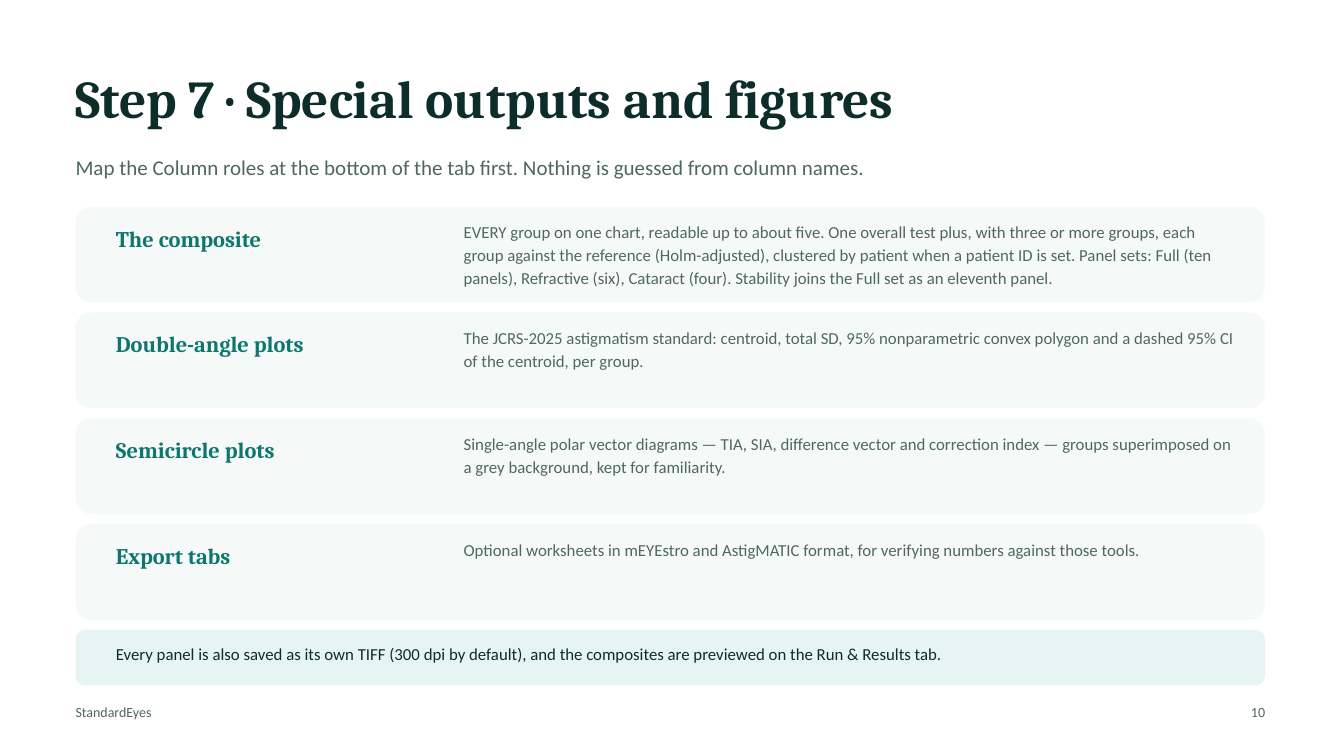
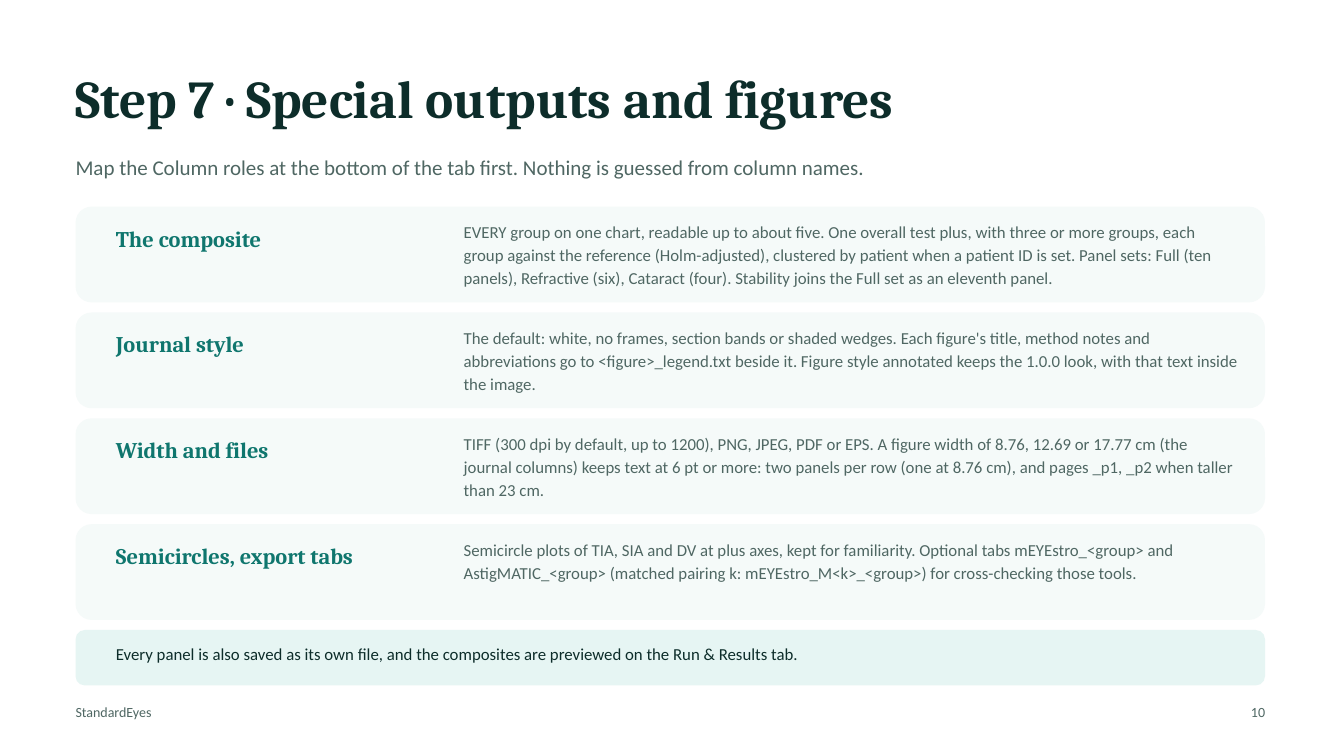
Before and after one commit to StandardEyes/standardeyes.github.io, a slide deck: slide 10 of User Manual - StandardEyes.pptx. Drawn at 1344x756 pixels with LibreOffice and Linux fonts; fonts in the diff are those of the drawing. Boxes give left, top, right and bottom in pixels: in the first picture for what was removed or moved away, otherwise in the second. Text is boxed around its words. In the diff, an @@ line names an element or a change of style, - is before the commit and + after.

```diff
--- a/User Manual - StandardEyes.pptx
+++ b/User Manual - StandardEyes.pptx
@@ text at bbox=[116, 336, 244, 357]: text changed @@
-Double-angle plots
+Journal style
@@ text at bbox=[464, 332, 1237, 393]: text changed @@
-The JCRS-2025 astigmatism standard: centroid, total SD, 95% nonparametric convex polygon and a dashed 95% CI of the centroid, per group.
+The default: white, no frames, section bands or shaded wedges. Each figure's title, method notes and abbreviations go to <figure>_legend.txt beside it. Figure style annotated keeps the 1.0.0 look, with that text inside the image.
@@ text at bbox=[116, 442, 269, 458]: text changed @@
-Semicircle plots
+Width and files
@@ text at bbox=[464, 438, 1232, 496]: text changed @@
-Single-angle polar vector diagrams — TIA, SIA, difference vector and correction index — groups superimposed on a grey background, kept for familiarity.
+TIFF (300 dpi by default, up to 1200), PNG, JPEG, PDF or EPS. A figure width of 8.76, 12.69 or 17.77 cm (the journal columns) keeps text at 6 pt or more: two panels per row (one at 8.76 cm), and pages _p1, _p2 when taller than 23 cm.
@@ text at bbox=[116, 548, 352, 569]: text changed @@
-Export tabs
+Semicircles, export tabs
@@ text at bbox=[464, 544, 1174, 582]: text changed @@
-Optional worksheets in mEYEstro and AstigMATIC format, for verifying numbers against those tools.
+Semicircle plots of TIA, SIA and DV at plus axes, kept for familiarity. Optional tabs mEYEstro_<group> and AstigMATIC_<group> (matched pairing k: mEYEstro_M<k>_<group>) for cross-checking those tools.
@@ text at bbox=[116, 648, 798, 663]: text changed @@
-Every panel is also saved as its own TIFF (300 dpi by default), and the composites are previewed on the Run & Results tab.
+Every panel is also saved as its own file, and the composites are previewed on the Run & Results tab.
```
Also in this commit, not shown: 9 other slides changed, 1 slide added.
